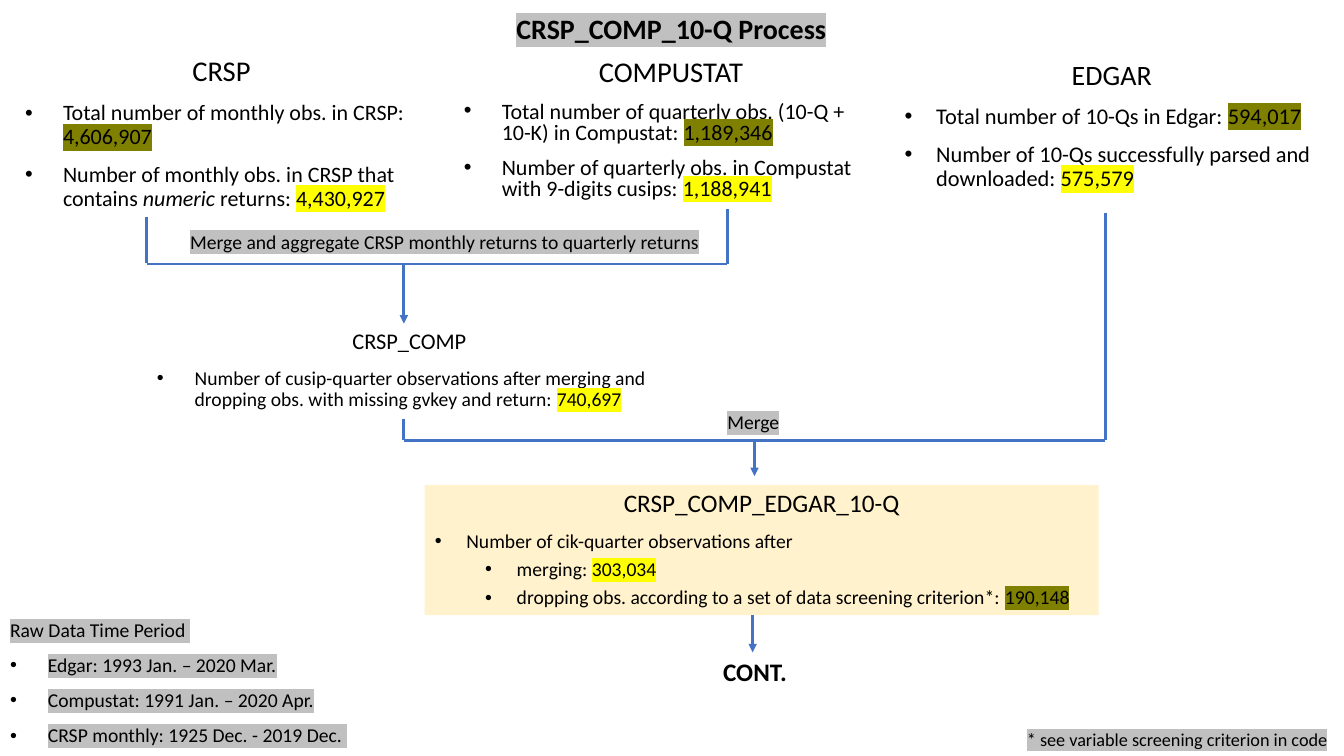
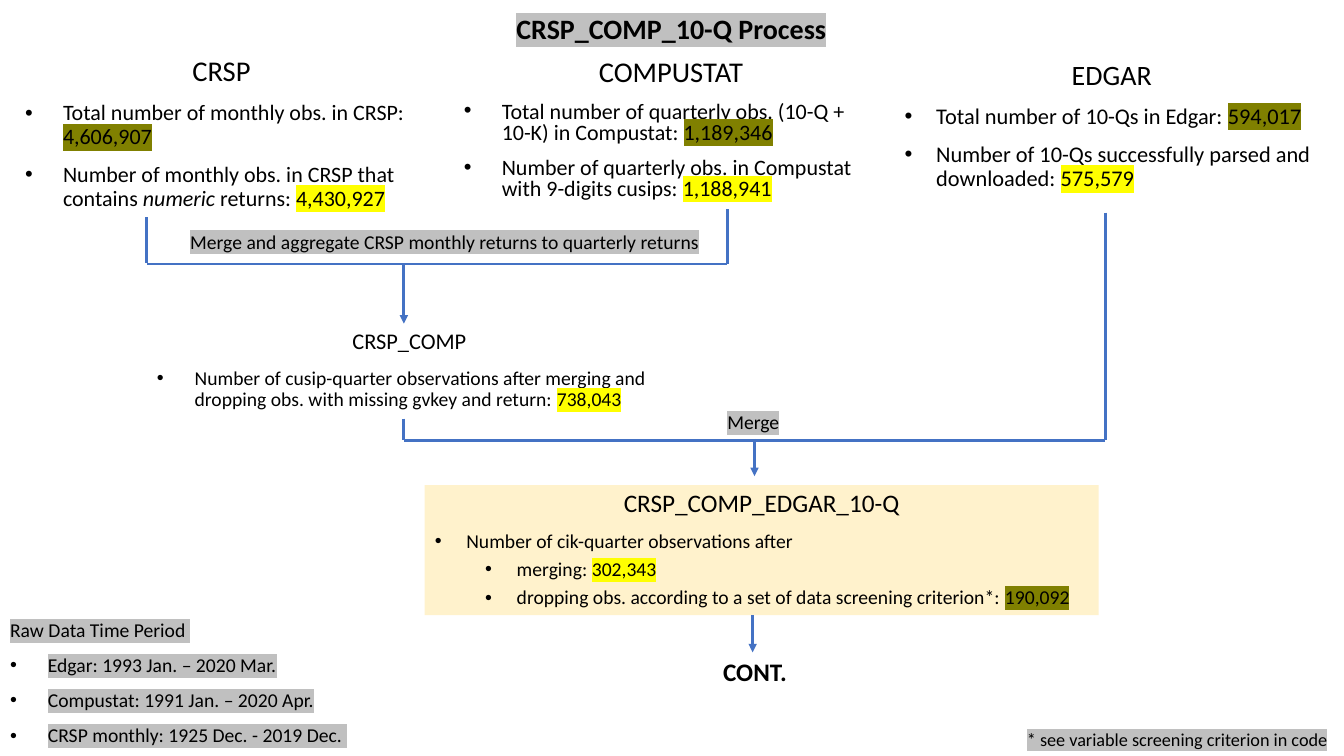
Before and after one commit to fengzhi22/narrative_conservatism, a slide deck: slide 2 of output/Figures.pptx. Drawn at 1344x756 pixels with LibreOffice and Linux fonts; fonts in the diff are those of the drawing. Boxes give left, top, right and bottom in pixels: in the first picture for what was removed or moved away, otherwise in the second. Text is boxed around its words. In the diff, an @@ line names an element or a change of style, - is before the commit and + after.

```diff
--- a/output/Figures.pptx
+++ b/output/Figures.pptx
@@ text at (x1=195, y1=371, x2=645, y2=410): text changed @@
-• Number of cusip-quarter observations after merging and dropping obs. with missing gvkey and return: 740,697
+• Number of cusip-quarter observations after merging and dropping obs. with missing gvkey and return: 738,043
@@ text in rectangle at (x1=517, y1=562, x2=1069, y2=608): text changed @@
-  • merging: 303,034
-  • dropping obs. according to a set of data screening criterion*: 190,148
+  • merging: 302,343
+  • dropping obs. according to a set of data screening criterion*: 190,092
```
Also in this commit, not shown: 1 other slide changed, 47 other files.
